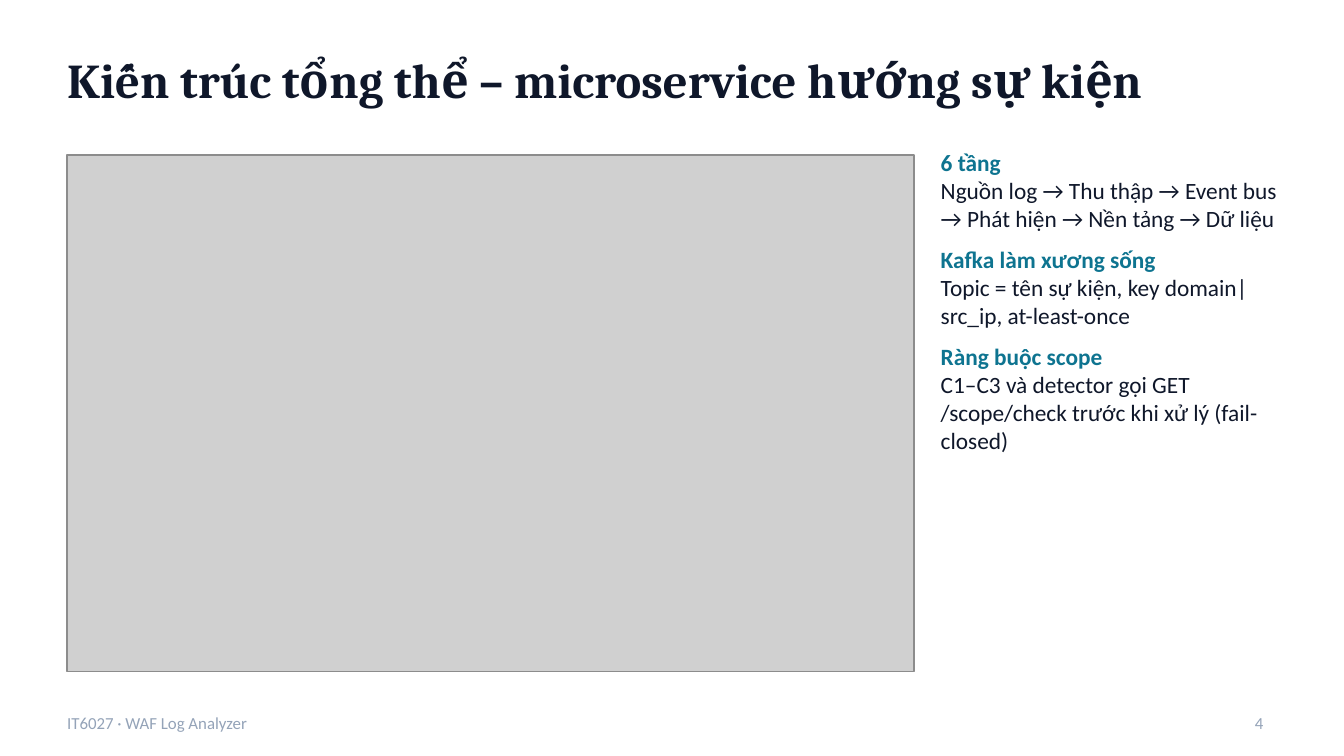
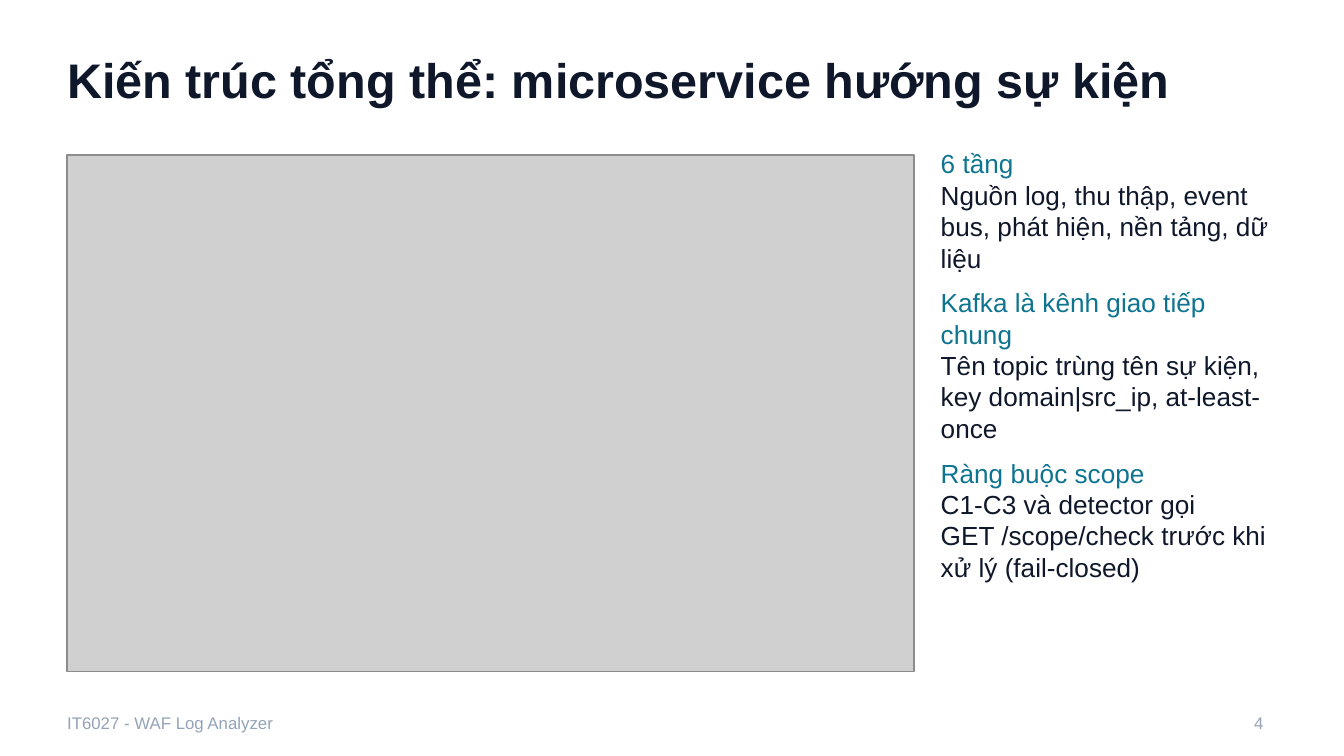
Before and after one commit to tranbadat/IT6027, a slide deck: slide 4 of docs/report/Slide_WAF_Log_Analyzer.pptx. Drawn at 1344x756 pixels with LibreOffice and Linux fonts; fonts in the diff are those of the drawing; grey boxes stand for pictures. Boxes give left, top, right and bottom in pixels: in the first picture for what was removed or moved away, otherwise in the second. Text is boxed around its words. In the diff, an @@ line names an element or a change of style, - is before the commit and + after.

```diff
--- a/docs/report/Slide_WAF_Log_Analyzer.pptx
+++ b/docs/report/Slide_WAF_Log_Analyzer.pptx
@@ title at [67,60,1169,108]: text changed; font Cambria to Arial @@
-Kiến trúc tổng thể – microservice hướng sự kiện
+Kiến trúc tổng thể: microservice hướng sự kiện
@@ text at [941,153,1145,489]: size 12.5 to 14 pt, font Calibri to Arial, bold off in "6 tầng", "Ràng buộc scope" @@
@@ text at [941,185,1268,439]: text changed; size 12.5 to 14 pt; font Calibri to Arial @@
-Nguồn log → Thu thập → Event bus → Phát hiện → Nền tảng → Dữ liệu
-Kafka làm xương sống
-Topic = tên sự kiện, key domain|src_ip, at-least-once
+Nguồn log, thu thập, event bus, phát hiện, nền tảng, dữ liệu
+Kafka là kênh giao tiếp chung
+Tên topic trùng tên sự kiện, key domain|src_ip, at-least-once
@@ text at [941,494,1265,583]: text changed; size 12.5 to 14 pt; font Calibri to Arial @@
-C1–C3 và detector gọi GET /scope/check trước khi xử lý (fail-closed)
+C1-C3 và detector gọi GET /scope/check trước khi xử lý (fail-closed)
@@ text at [67,717,272,733]: text changed; font Calibri to Arial @@
-IT6027 · WAF Log Analyzer
+IT6027 - WAF Log Analyzer
@@ page number at [1254,717,1263,729]: font Calibri to Arial @@
```
Also in this commit, not shown: 20 other slides changed, 3 slides added, 4 other files.
